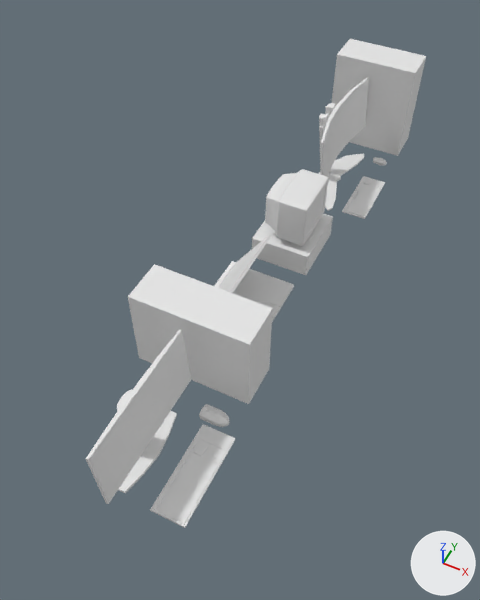
A saved change to the Blender file BlenderStuff/Items/BlenderComputers.blend.
The view is the same before and after, from a 50 mm camera at (12.4, -25.5, 31.9) aimed at (0.1, -0.8, 1.1). The axes (+X, +Y, +Z) are drawn at lower right. The lights are the same throughout.

In view in the first picture: 'Cube', 'KeyBoardModel2', 'KeyBoardModel2.001', 'Laptop', 'MonitorModel1', 'MonitorModel2', 'MonitorModel3', 'MouseModel1', 'MouseModel2', 'PcModel1', 'PcModel2', 'PcModel3'.
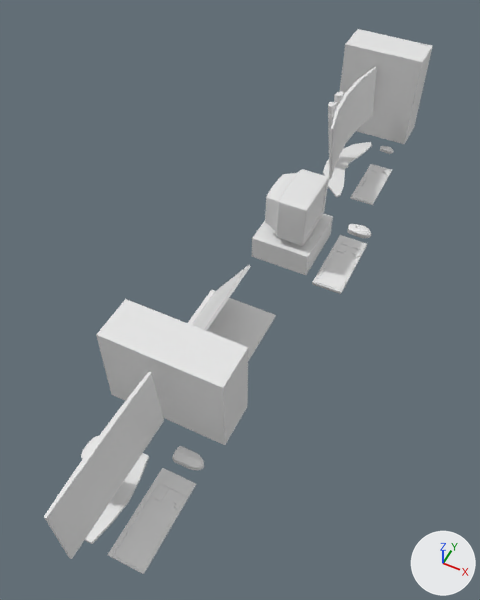
Pixel boxes [x1, y1, x2, y2] of what changed, in the pictures (480 x 600 px):
'PcModel1', moved: before [128, 264, 273, 404]; after [96, 299, 248, 445]
'MonitorModel1', moved: before [86, 330, 191, 504]; after [44, 372, 164, 559]
'PcModel2', moved: before [332, 39, 426, 156]; after [340, 29, 433, 144]
'KeyBoardModel2.001', moved, rescaled (35% narrower, 43% shorter): before [150, 424, 235, 528]; after [312, 235, 367, 294]
'MonitorModel2', moved: before [319, 78, 369, 211]; after [323, 67, 376, 197]
'KeyBoardModel2.002', added: after [108, 468, 196, 574]
'Laptop', moved: before [214, 261, 294, 322]; after [188, 290, 276, 361]
'Cube', moved: before [218, 235, 271, 293]; after [192, 265, 251, 331]
'KeyBoardModel2', moved: before [342, 176, 385, 219]; after [350, 164, 392, 205]
'MouseModel1', moved: before [199, 404, 230, 427]; after [172, 446, 204, 470]
'MouseModel2.001', added: after [348, 224, 371, 238]
'MouseModel2', moved: before [373, 157, 387, 165]; after [380, 146, 394, 154]

Diff of the bpy script that builds the scene:
```diff
--- a/BlenderStuff/Items/BlenderComputers.blend.py
+++ b/BlenderStuff/Items/BlenderComputers.blend.py
@@ me_cube_008 @@
+me_cube_008.from_pydata(...)  # 304 vertices, 289 faces; spans x 1.99..3.99, y -3.36..2.14, z 0.08..0.25
@@ me_cube_007 @@
+me_cube_007.from_pydata(...)  # 452 vertices, 396 faces; spans x -0.469..0.645, y -0.312..0.312, z -0.221..0.141
@@ ob_monitormodel1 @@
 ob_monitormodel1 = bpy.data.objects.new('MonitorModel1', me_cube_001)
-ob_monitormodel1.location = (0.0, -11.27, 0.0)
+ob_monitormodel1.location = (0.0, -14.19, 0.0)
@@ ob_pcmodel1 @@
 ob_pcmodel1 = bpy.data.objects.new('PcModel1', me_cube_006)
-ob_pcmodel1.location = (0.0, -11.27, 0.0)
+ob_pcmodel1.location = (0.0, -14.19, 0.0)
@@ ob_mousemodel1 @@
 ob_mousemodel1 = bpy.data.objects.new('MouseModel1', me_cube_016)
-ob_mousemodel1.location = (0.0, -11.27, 0.0)
+ob_mousemodel1.location = (0.0, -14.19, 0.0)
@@ ob_keyboardmodel2_001 @@
 ob_keyboardmodel2_001 = bpy.data.objects.new('KeyBoardModel2.001', me_cube_005)
-ob_keyboardmodel2_001.location = (0.0, -11.27, 0.0)
+ob_keyboardmodel2_001.location = (1.31, 6.48, 0.0)
+ob_keyboardmodel2_001.scale = (1.0, 0.923, 1.0)
@@ ob_pcmodel2 @@
 ob_pcmodel2 = bpy.data.objects.new('PcModel2', me_cube_002)
-ob_pcmodel2.location = (0.0, 14.56, 0.0)
+ob_pcmodel2.location = (0.0, 16.29, 0.0)
@@ ob_monitormodel2 @@
 ob_monitormodel2 = bpy.data.objects.new('MonitorModel2', me_cube_009)
-ob_monitormodel2.location = (0.0, 14.56, 0.0)
+ob_monitormodel2.location = (0.0, 16.29, 0.0)
@@ ob_mousemodel2 @@
 ob_mousemodel2 = bpy.data.objects.new('MouseModel2', me_cube_015)
-ob_mousemodel2.location = (0.0, 14.56, 0.0)
+ob_mousemodel2.location = (0.0, 16.29, 0.0)
@@ ob_keyboardmodel2 @@
 ob_keyboardmodel2 = bpy.data.objects.new('KeyBoardModel2', me_cube_003)
-ob_keyboardmodel2.location = (0.0, 14.56, 0.0)
+ob_keyboardmodel2.location = (0.0, 16.29, 0.0)
@@ ob_laptop @@
 ob_laptop = bpy.data.objects.new('Laptop', me_cube_004)
-ob_laptop.location = (0.0, -0.09, 0.0)
+ob_laptop.location = (0.0, -3.01, 0.0)
 ob_laptop.scale = (2.28, 2.87, 0.0967)
@@ ob_cube @@
 ob_cube = bpy.data.objects.new('Cube', me_cube)
-ob_cube.location = (-1.87, -0.09, 0.27)
+ob_cube.location = (-1.87, -3.01, 0.27)
 ob_cube.rotation_euler = (0.0, -0.977, 0.0)  # degrees (0, -56, 0)
@@ ob_keyboardmodel2_002 @@
+ob_keyboardmodel2_002 = bpy.data.objects.new('KeyBoardModel2.002', me_cube_008)
+ob_keyboardmodel2_002.location = (-0.6, -14.38, 0.0)
+ob_keyboardmodel2_002.scale = (1.0, 0.923, 1.0)
@@ ob_mousemodel2_001 @@
+ob_mousemodel2_001 = bpy.data.objects.new('MouseModel2.001', me_cube_007)
+ob_mousemodel2_001.location = (4.2, 9.6, 0.21)
+ob_mousemodel2_001.rotation_euler = (0.0, -0.0287, 0.0)  # degrees (0, -1.6, 0)
+ob_mousemodel2_001.scale = (1.55, 1.55, 1.55)
```
